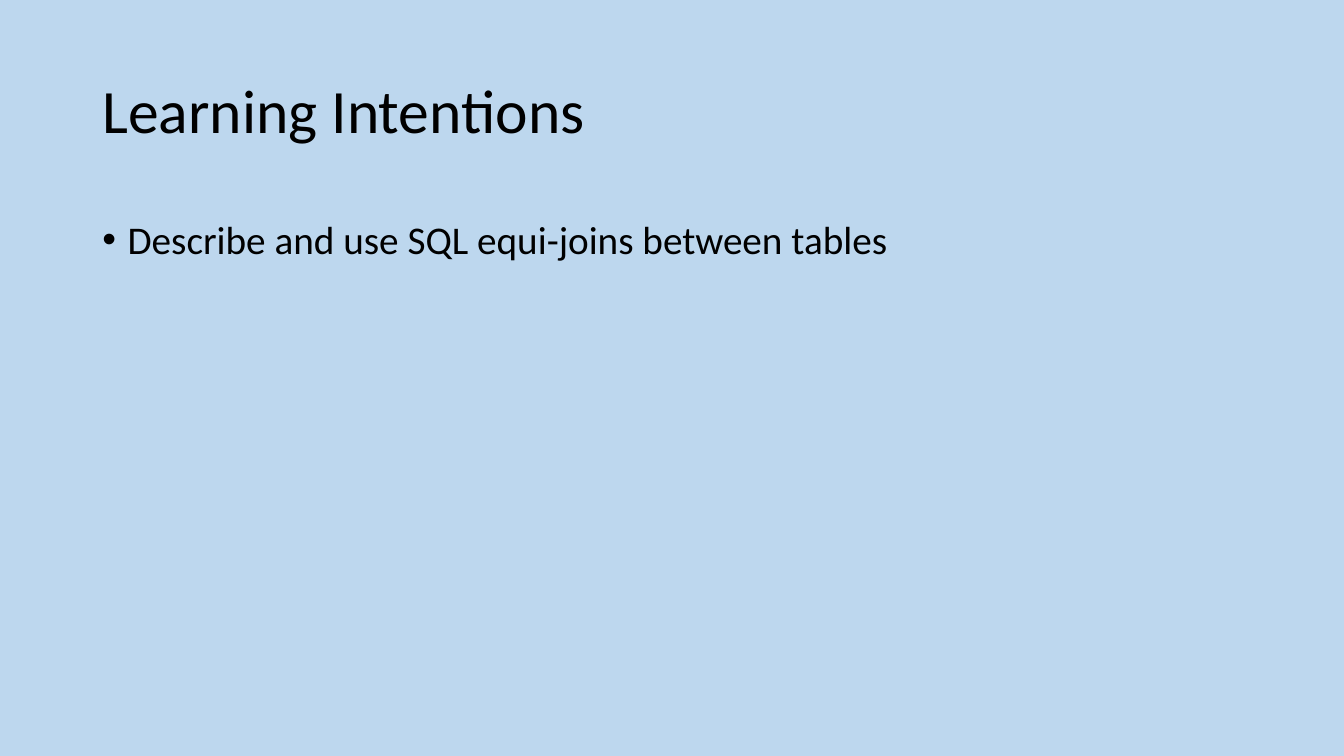
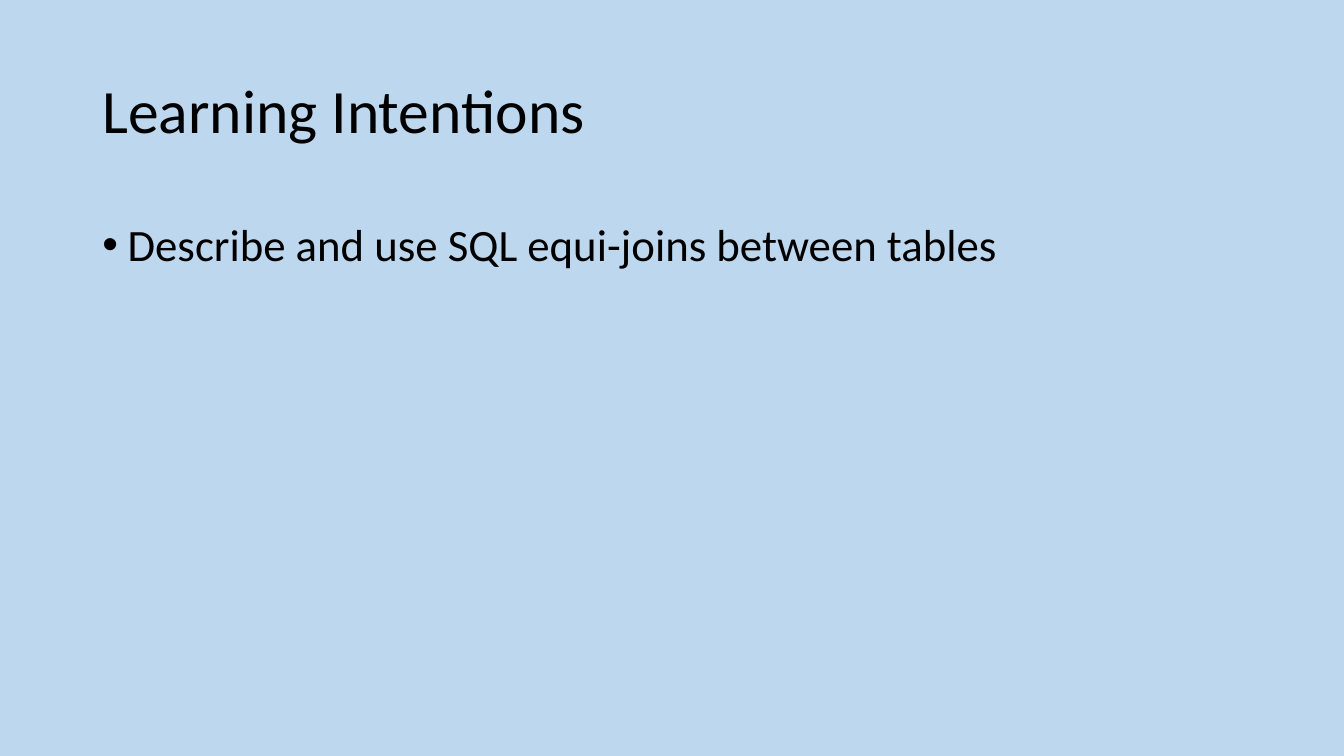
Before and after one commit to MrFriendCS/MrFriendCS.github.io, a slide deck: slide 67 of n5-cs/ddd/N5 CS DDD Slides.pptx. Drawn at 1344x756 pixels with LibreOffice and Linux fonts; fonts in the diff are those of the drawing. Boxes give left, top, right and bottom in pixels: in the first picture for what was removed or moved away, otherwise in the second. Text is boxed around its words. In the diff, an @@ line names an element or a change of style, - is before the commit and + after.

```diff
--- a/n5-cs/ddd/N5 CS DDD Slides.pptx
+++ b/n5-cs/ddd/N5 CS DDD Slides.pptx
@@ text "Describe and use SQL equi-joins ..." at (x1=128, y1=230, x2=997, y2=269): size 28 to 32 pt @@
```
Also in this commit, not shown: 21 other slides changed, 1 other file.
